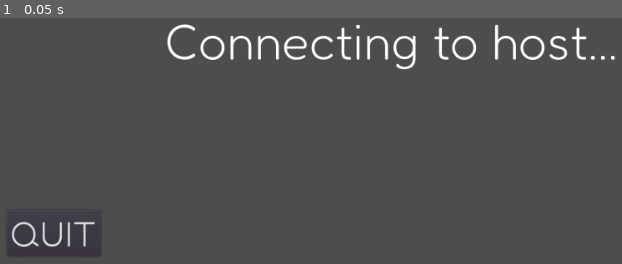
Above: before the commit, frame 1.
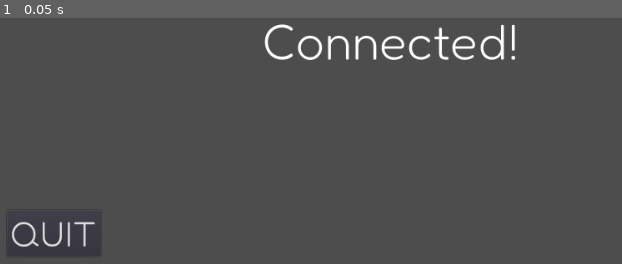
Above: after the commit, the same moment.

Repository: RitleDev/Skive
Game: Godot game, scene res://Assets/Scenes/User.tscn
Same seed, same stepped clock (60 frames per second), same inputs: the game is played once before the commit and once after it. This scene is started directly instead of the project's main scene.
Inputs:
- Up to frame 1 (0.05 s): no input

The runs differ from the first frame. In frame 1, 2.9% of the frame differs, in the area x 26-99%, y 2-21%.

Commit message:
Client/User now works with the scene changing system.

Diff:
--- a/Assets/Scenes/User.tscn
+++ b/Assets/Scenes/User.tscn
@@ -1,6 +1,7 @@
-[gd_scene load_steps=6 format=2]
+[gd_scene load_steps=7 format=2]
 
 [ext_resource path="res://Assets/Scripts/QuitButton.gd" type="Script" id=1]
+[ext_resource path="res://Assets/Scripts/ChangeScene.gd" type="Script" id=2]
 [ext_resource path="res://Assets/Scripts/UserNet.gd" type="Script" id=3]
 [ext_resource path="res://Assets/basic.tres" type="DynamicFont" id=5]
 
@@ -10,6 +11,7 @@
 [sub_resource type="AudioStreamMicrophone" id=3]
 
 [node name="User" type="Node2D"]
+script = ExtResource( 2 )
 
 [node name="NetworkSetup" type="Control" parent="."]
 margin_right = 960.0
@@ -72,8 +74,8 @@
 rect_pivot_offset = Vector2( 294, 42 )
 custom_fonts/normal_font = ExtResource( 5 )
 bbcode_enabled = true
-bbcode_text = "[center]Connecting to host...[/center]"
-text = "Connecting to host..."
+bbcode_text = "[center]Connected![/center]"
+text = "Connected!"
 
 [node name="Camera2D" type="Camera2D" parent="."]
 position = Vector2( 480, 270 )
--- a/Assets/Scripts/ChangeScene.gd
+++ b/Assets/Scripts/ChangeScene.gd
@@ -1,15 +1,15 @@
 extends Node
 
 
-signal scene_changed(scene_name)  # Setting signal to change scene.
+signal scene_changed(scene_name, arr)  # Setting signal to change scene.
 
 export (String) var scene_name = ''  # Picking a scene through the editor.
 
 
 func _on_ClientButton_pressed():
-	emit_signal('scene_changed', scene_name)  # Emmiting the signal upon click.
+	emit_signal('scene_changed', scene_name, [])  # Emmiting the signal upon click.
 
 func request_scene_change(ip: String):
 	# Emitting the signal upon click of a generated button in runtime.
 	# This is being used by Discover.gd
-	emit_signal('scene_changed', scene_name)
+	emit_signal('scene_changed', scene_name, [ip])
--- a/Assets/Scripts/Discover.gd
+++ b/Assets/Scripts/Discover.gd
@@ -96,5 +96,6 @@
 # This is a public method. private starts with an '_', example: _methoh(para)
 # This will be called by a button to signal a scene change
 func ClickedButton(ip: String):
+	socketUDP.close()
 	# godotengine.org/qa/25126/how-to-get-root-node-of-a-scene-not-of-whole-tree
 	self.owner.request_scene_change(ip) #(= Node2D or root of 'SearhHosts.tscn')
--- a/Assets/Scripts/SceneManager.gd
+++ b/Assets/Scripts/SceneManager.gd
@@ -6,10 +6,15 @@
 	current_scene.connect('scene_changed', self, 'handle_scene_changed')
 
 # This function actually switches between the scenes
-func handle_scene_changed(scene_name: String):
+func handle_scene_changed(scene_name: String, info: Array):
 	print('Assets/Scenes/' + scene_name + '.tscn')
 	var next_scene = load('Assets/Scenes/' + scene_name + '.tscn').instance()
 	add_child(next_scene)
 	next_scene.connect('scene_changed', self, 'handle_scene_changed')
+	if info.size() > 0:
+		_move_IP_data(next_scene, info[0])
 	current_scene.queue_free()
 	current_scene = next_scene
+
+func _move_IP_data(next_scene, ip):
+	next_scene.get_node('NetworkSetup').ser_ip = ip
--- a/Assets/Scripts/UserNet.gd
+++ b/Assets/Scripts/UserNet.gd
@@ -66,10 +66,22 @@
 		host_ip = s.split('  IPv4 Address')[1].split(': ')[1].split('\n')[0]
 		print('Host ip: ' + host_ip)
 
+	# Starting client
+	thread = Thread.new()
+	thread.start(self, 'client')
+
 
 func client():
-	print('Initializing client...')
+	print_debug('Initializing client...')
 	socketUDP.listen(CLIENT_PORT, host_ip)
+
+
+	var idx = AudioServer.get_bus_index("Record")
+	effect = AudioServer.get_bus_effect(idx,1)
+	playback = $AudioStreamPlayer.get_stream_playback()
+	$AudioStreamPlayer.play()
+
+
 	client_runnning = true  # Starting client loop
 	is_recording = true
 
@@ -122,16 +134,6 @@
 		return
 
 
-
-func _on_ClientButton_pressed():
-	thread = Thread.new()
-	thread.start(self, 'client')
-	var idx = AudioServer.get_bus_index("Record")
-	effect = AudioServer.get_bus_effect(idx,1)
-	playback = $AudioStreamPlayer.get_stream_playback()
-	$AudioStreamPlayer.play()
-
-
 # Converts an array of ints into a string. (using ASCII)
 func byte_array_to_string(array: PoolByteArray) -> String:
 	return array.get_string_from_ascii()  # TODO: Change program syntax.
@@ -143,7 +145,7 @@
 
 
 func _on_SendAudioTimer_timeout():
-	if is_recording and (client_runnning):
+	if is_recording and client_runnning and ser_ip != '':
 		recording = effect.get_buffer(effect.get_frames_available())
 		effect.clear_buffer()
 		# Getting file ready to send in network. (using json & gzip)
